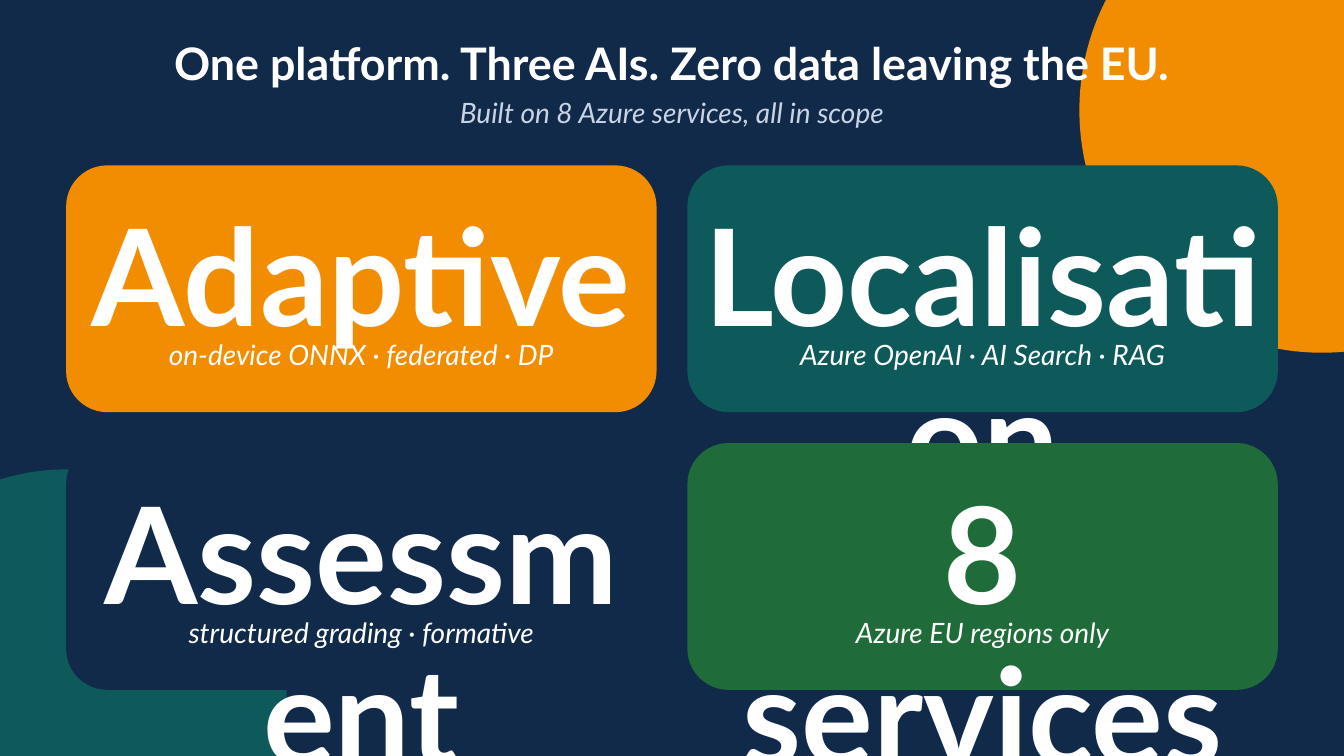
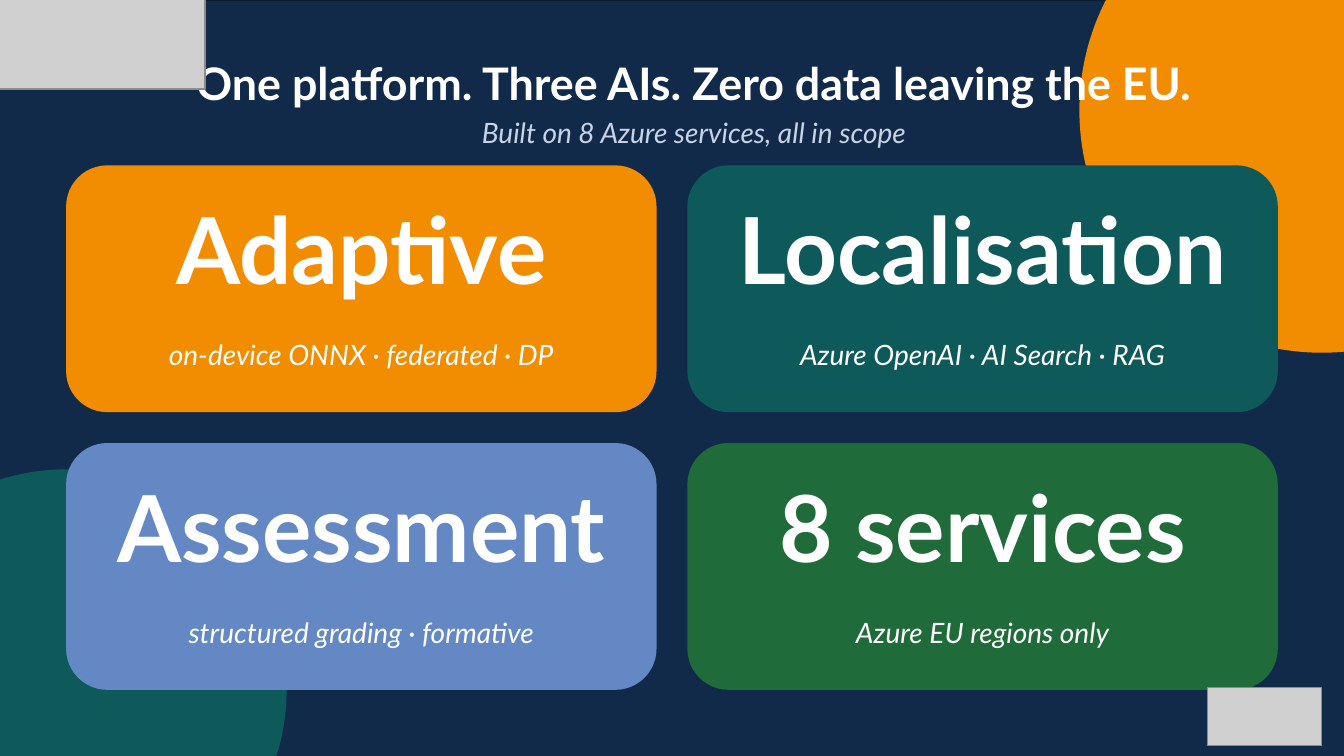
Before and after one commit to EtienneSIG/AMA_Project, a slide deck: slide 9 of Restitution01/build/LearnEU-CXO-Restitution.pptx (slide 8 before the commit). Drawn at 1344x756 pixels with LibreOffice and Linux fonts; fonts in the diff are those of the drawing; grey boxes stand for pictures; background and template pictures are left out. Boxes give left, top, right and bottom in pixels: in the first picture for what was removed or moved away, otherwise in the second. Text is boxed around its words. In the diff, an @@ line names an element or a change of style, - is before the commit and + after.

```diff
--- a/Restitution01/build/LearnEU-CXO-Restitution.pptx
+++ b/Restitution01/build/LearnEU-CXO-Restitution.pptx
@@ picture added at (0,0,206,90) @@
@@ text "One platform. Three AIs. Zero ...": place and size @@
-text "One platform. Three AIs. Zero ..." at (174,43,1169,89)
+text "One platform. Three AIs. Zero ..." at (196,61,1191,109)
@@ text "Built on 8 Azure services, ...": place and size @@
-text "Built on 8 Azure services, ..." at (460,102,883,128)
+text "Built on 8 Azure services, ..." at (482,122,905,148)
@@ rounded rectangle at (67,444,657,691): fill #122A4A to #6488C4 @@
@@ size 96 to 66 pt in 4 elements at (176,215,546,300), (739,215,1227,285), (779,493,1185,563), (117,495,605,563) @@
@@ picture added at (1208,689,1322,746) @@
```
Also in this commit, not shown: 21 other slides changed, 3 slides added, 46 other files.
